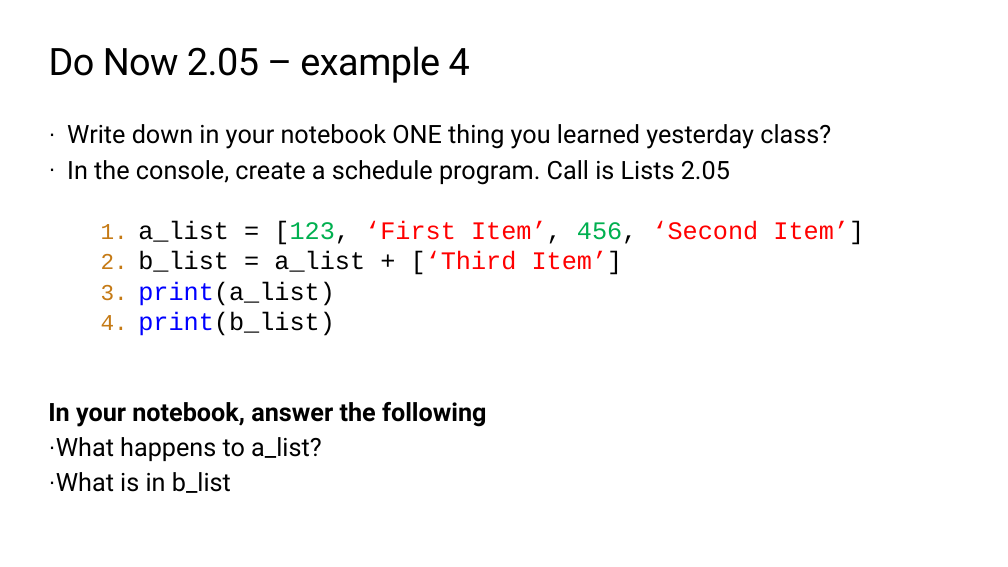
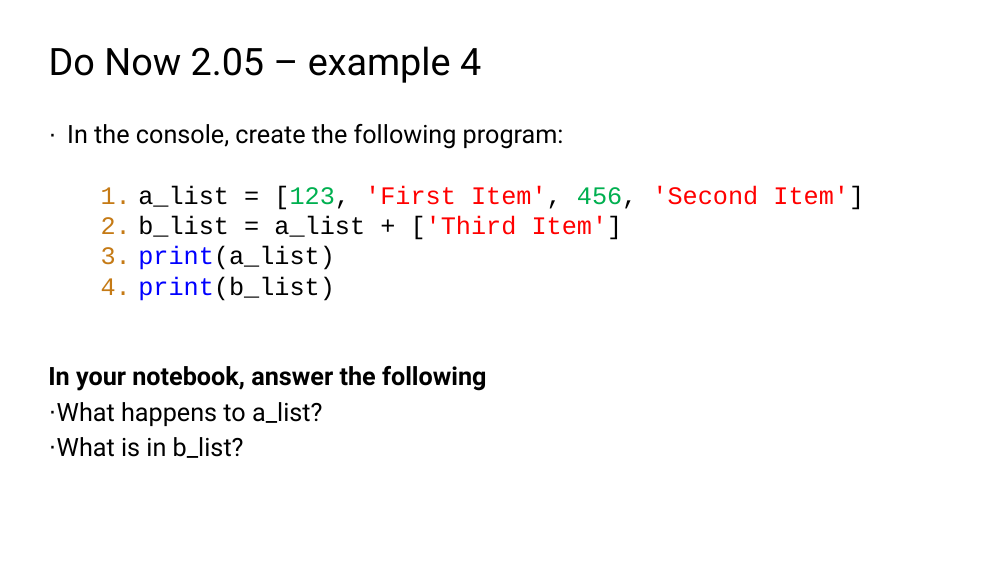
Before and after one commit to TEALSK12/2nd-semester-introduction-to-computer-science, a slide deck: slide 7 of docs/units/2_unit/slidedecks/Intro Python 2.05 TEALS.pptx. Drawn at 1008x567 pixels with LibreOffice and Linux fonts; fonts in the diff are those of the drawing; background and template pictures are left out. Boxes give left, top, right and bottom in pixels: in the first picture for what was removed or moved away, otherwise in the second. Text is boxed around its words. In the diff, an @@ line names an element or a change of style, - is before the commit and + after.

```diff
--- a/docs/units/2_unit/slidedecks/Intro Python 2.05 TEALS.pptx
+++ b/docs/units/2_unit/slidedecks/Intro Python 2.05 TEALS.pptx
@@ title "Do Now 2.05 – example ..." at (49, 46, 481, 83): letter spacing -0.5 to 0 pt @@
@@ text at (67, 124, 864, 240): text changed; font Roboto to Courier New @@
-· Write down in your notebook ONE thing you learned yesterday class?
-· In the console, create a schedule program. Call is Lists 2.05
-1. a_list = [123, ‘First Item’, 456, ‘Second Item’]
-2. b_list = a_list + [‘Third Item’]
+· In the console, create the following program:
+1. a_list = [123, 'First Item', 456, 'Second Item']
+2. b_list = a_list + ['Third Item']
@@ text at (57, 246, 335, 426): indent changed @@
@@ text at (57, 437, 244, 458): text changed @@
-· What is in b_list
+· What is in b_list?
```
Also in this commit, not shown: 11 other slides changed, 58 other files.
